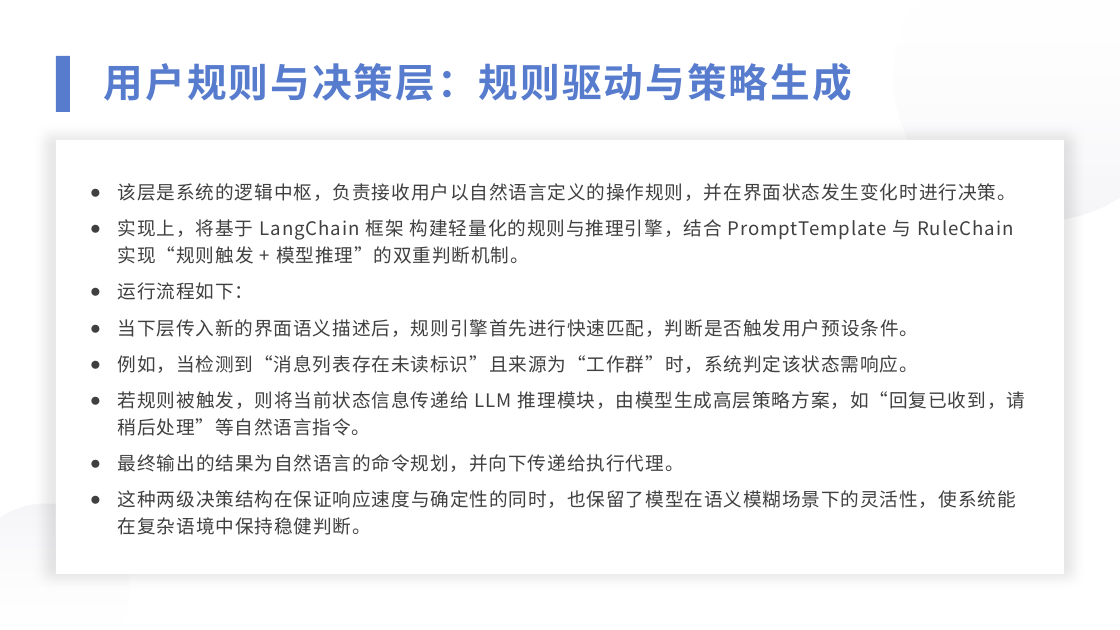
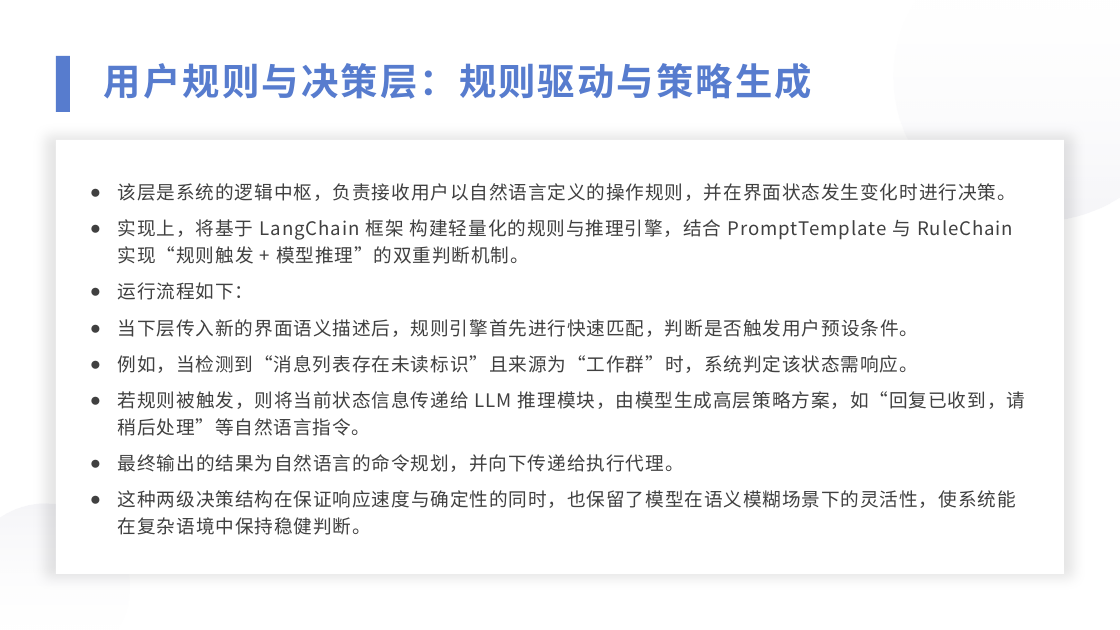
Before and after one commit to 221240008/2025_AI_projrct, a slide deck: slide 8 of 中期展示.pptx. Drawn at 1120x630 pixels with LibreOffice and Linux fonts; fonts in the diff are those of the drawing. Boxes give left, top, right and bottom in pixels: in the first picture for what was removed or moved away, otherwise in the second. Text is boxed around its words. In the diff, an @@ line names an element or a change of style, - is before the commit and + after.

```diff
--- a/中期展示.pptx
+++ b/中期展示.pptx
@@ text "用户规则与决策层：规则驱动与策略生成" at [104, 63, 812, 99]: size 34 to 32 pt @@
```
Also in this commit, not shown: 11 other slides changed, 2 other files.
